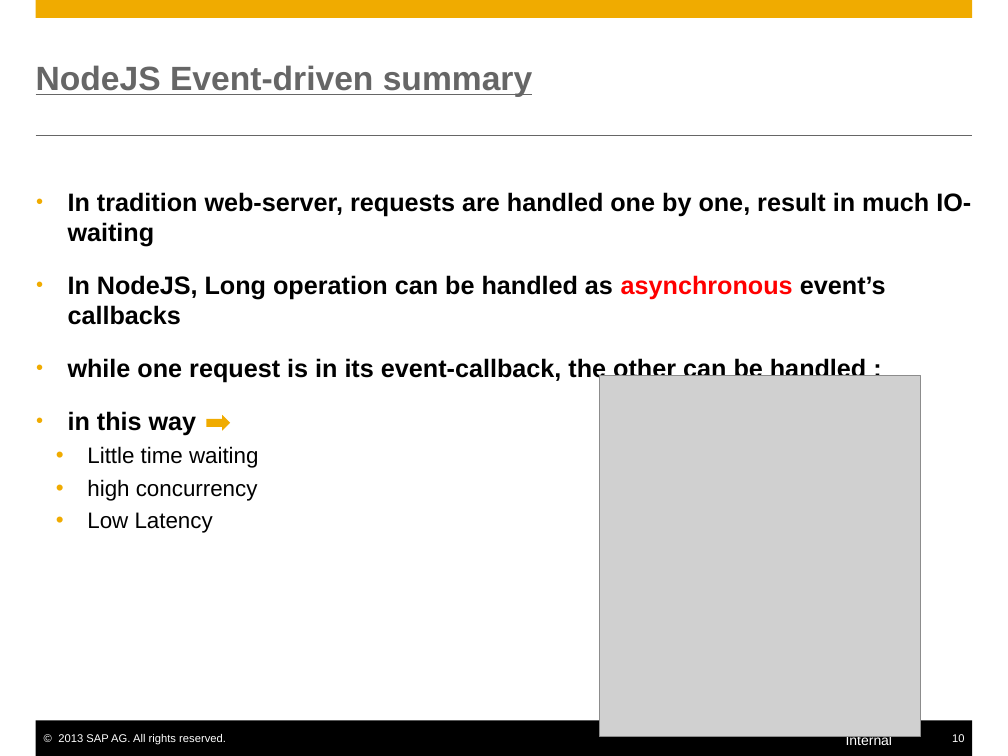
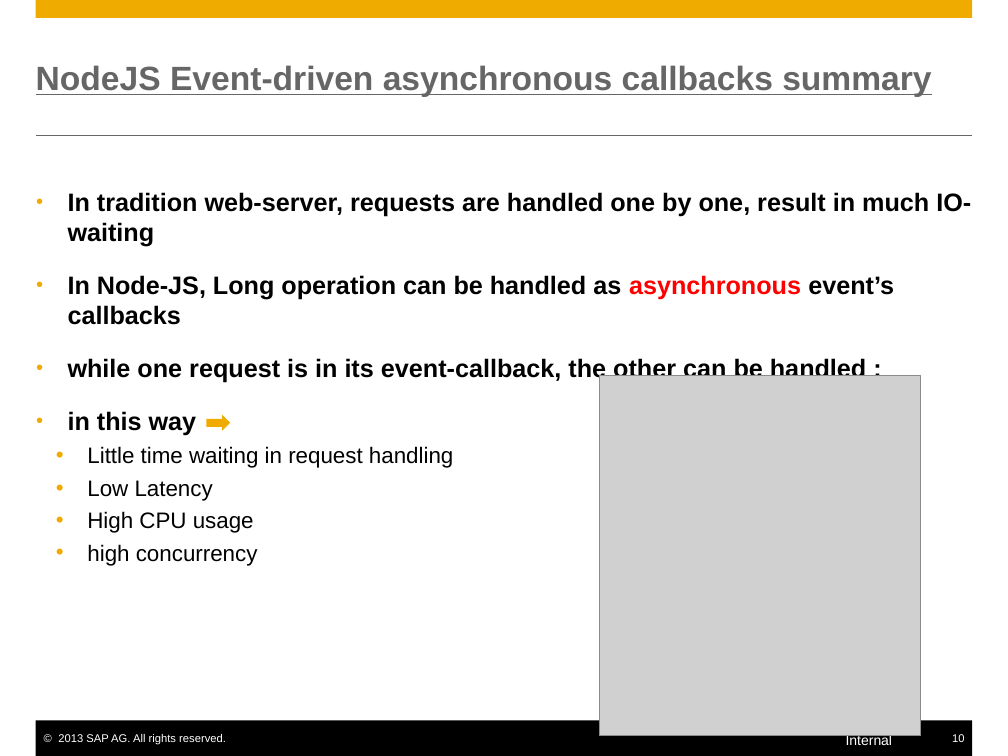
Before and after one commit to yjhcjykwbk-jlsec/mynodejs, a slide deck: slide 10 of nodejs.pptx. Drawn at 1008x756 pixels with LibreOffice and Linux fonts; fonts in the diff are those of the drawing; grey boxes stand for pictures. Boxes give left, top, right and bottom in pixels: in the first picture for what was removed or moved away, otherwise in the second. Text is boxed around its words. In the diff, an @@ line names an element or a change of style, - is before the commit and + after.

```diff
--- a/nodejs.pptx
+++ b/nodejs.pptx
@@ title at (x1=36, y1=65, x2=931, y2=97): text changed @@
-NodeJS Event-driven summary
+NodeJS Event-driven asynchronous callbacks summary
@@ text at (x1=68, y1=275, x2=894, y2=325): text changed @@
-• In NodeJS, Long operation can be handled as asynchronous event’s callbacks
+• In Node-JS, Long operation can be handled as asynchronous event’s callbacks
@@ text at (x1=87, y1=446, x2=453, y2=533): text changed @@
-    • Little time waiting
+    • Little time waiting in request handling
+    • Low Latency
+    • High CPU usage
@@ text at (x1=87, y1=512, x2=213, y2=533): paragraph removed @@
-    • Low Latency
```
Also in this commit, not shown: 17 other slides changed, 8 slides added, 2 slides removed, 6 other files.
